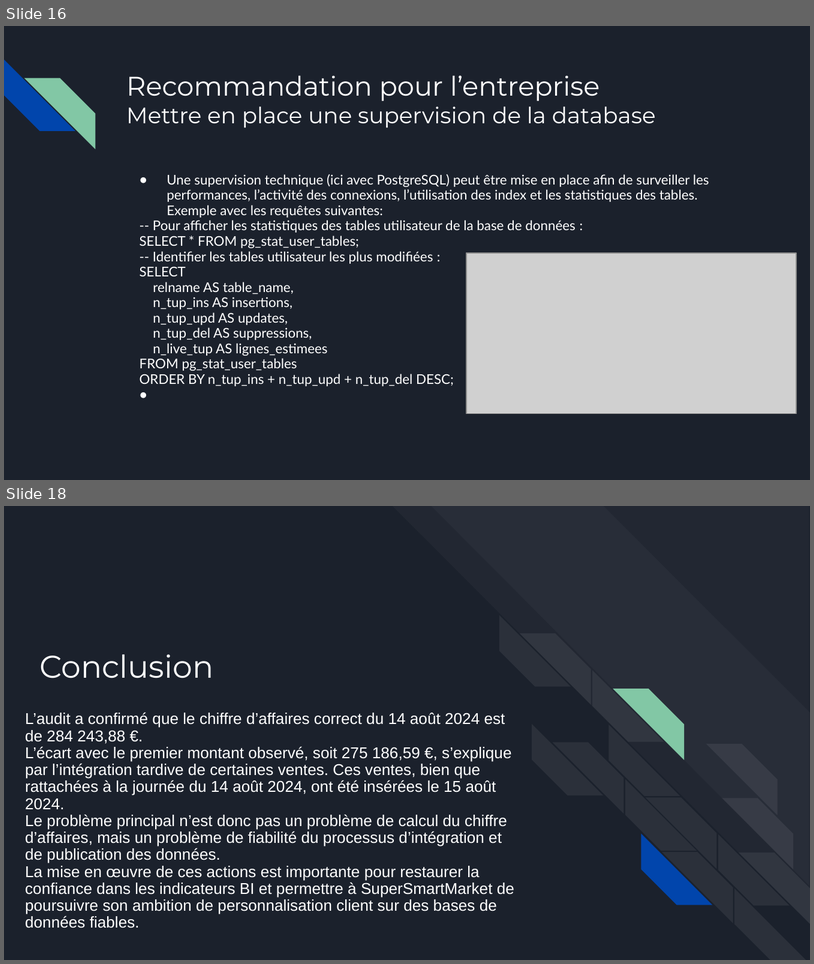
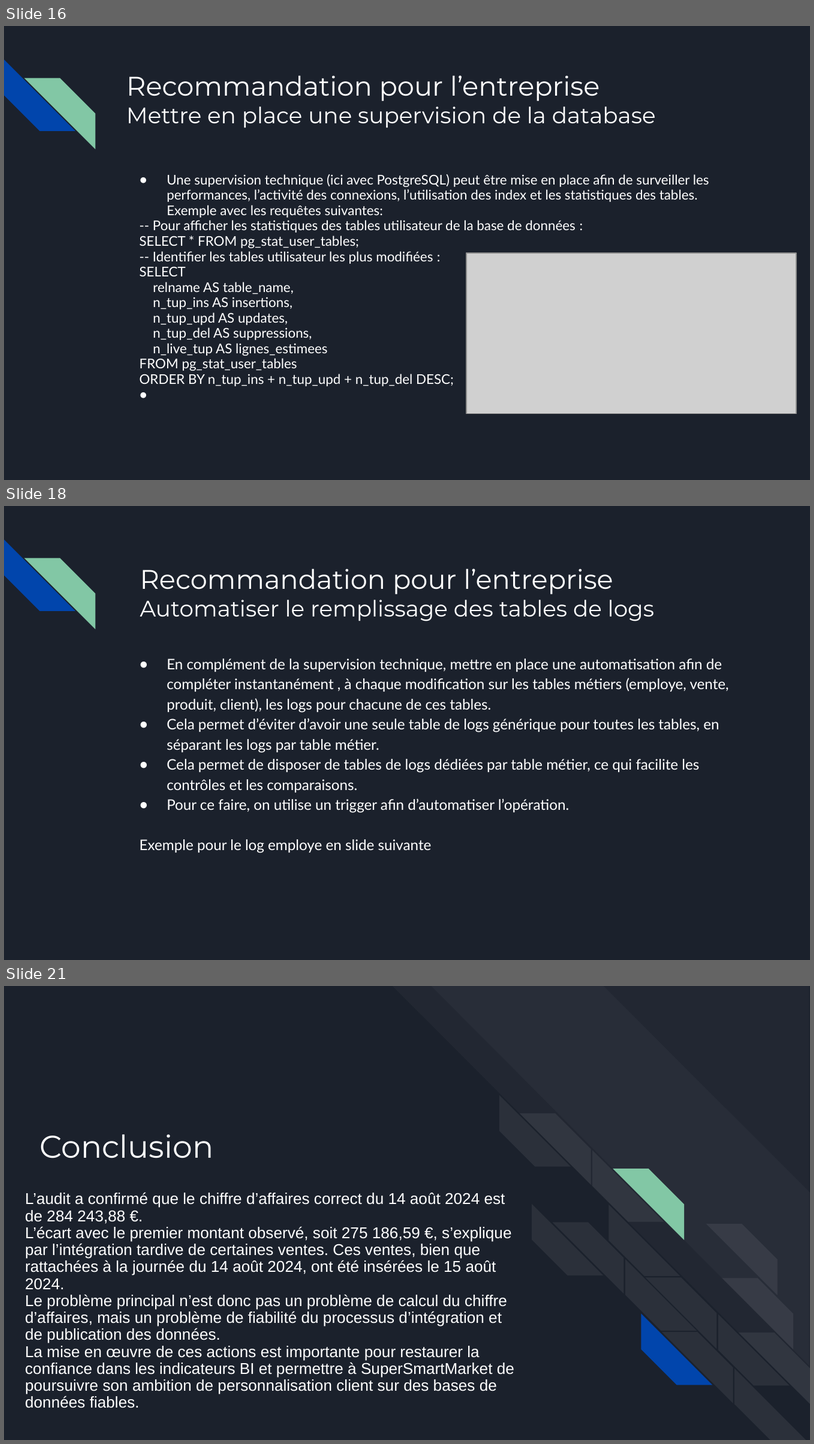
Before and after one commit to Sebules/Project_4_OpenClassrooms_Data_Engineer, a slide deck: presentation_sebastien_ulesie.pptx. Shown one above the other, each under a label of ours: slides 16 and 18 before the commit, slides 16, 18 and 21 after it; the slides between them are not shown. The pictures are 814x964 and 814x1444 pixels, drawn with LibreOffice and Linux fonts; fonts in the diff are those of the drawing; grey boxes stand for pictures. Boxes give left, top, right and bottom in pixels: in the first picture for what was removed or moved away, otherwise in the second. Text is boxed around its words. In the diff, an @@ line names an element or a change of style, - is before the commit and + after.

```diff
--- a/presentation_sebastien_ulesie.pptx
+++ b/presentation_sebastien_ulesie.pptx
@@ slide 18 added at <box>4,506,810,960</box>, background #1B212C; not listed: 2 template elements that a slide beside it also shows @@
@@ text added at <box>140,568,654,621</box>, 20 pt, text #FFFFFF @@
+Recommandation pour l’entreprise
+Automatiser le remplissage des tables de logs
@@ text added at <box>140,658,729,853</box>, 13 pt, text #FFFFFF @@
+● En complément de la supervision technique, mettre en place une automatisation afin de compléter instantanément , à chaque modification sur les tables métiers (employe, vente, produit, client), les logs pour chacune de ces tables.
+● Cela permet d’éviter d’avoir une seule table de logs générique pour toutes les tables, en séparant les logs par table métier.
+● Cela permet de disposer de tables de logs dédiées par table métier, ce qui facilite les contrôles et les comparaisons.
+● Pour ce faire, on utilise un trigger afin d’automatiser l’opération.
+Exemple pour le log employe en slide suivante
@@ what was slide 18 is now slide 21 @@
```
Also in this commit, not shown: 4 slides changed, 2 other slides added.
